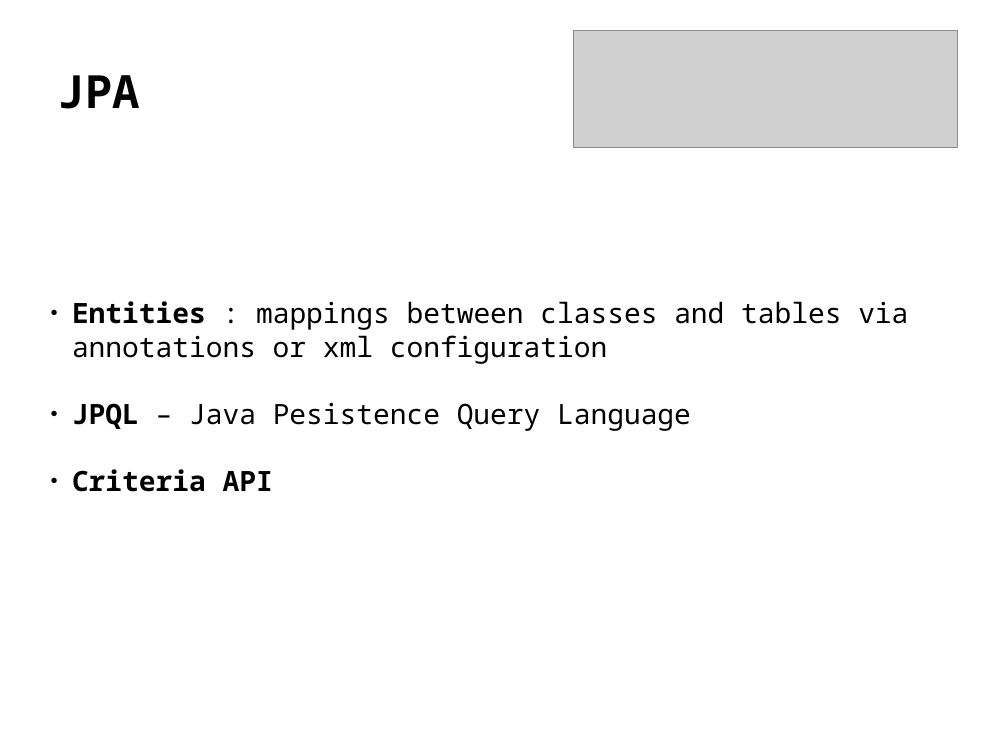
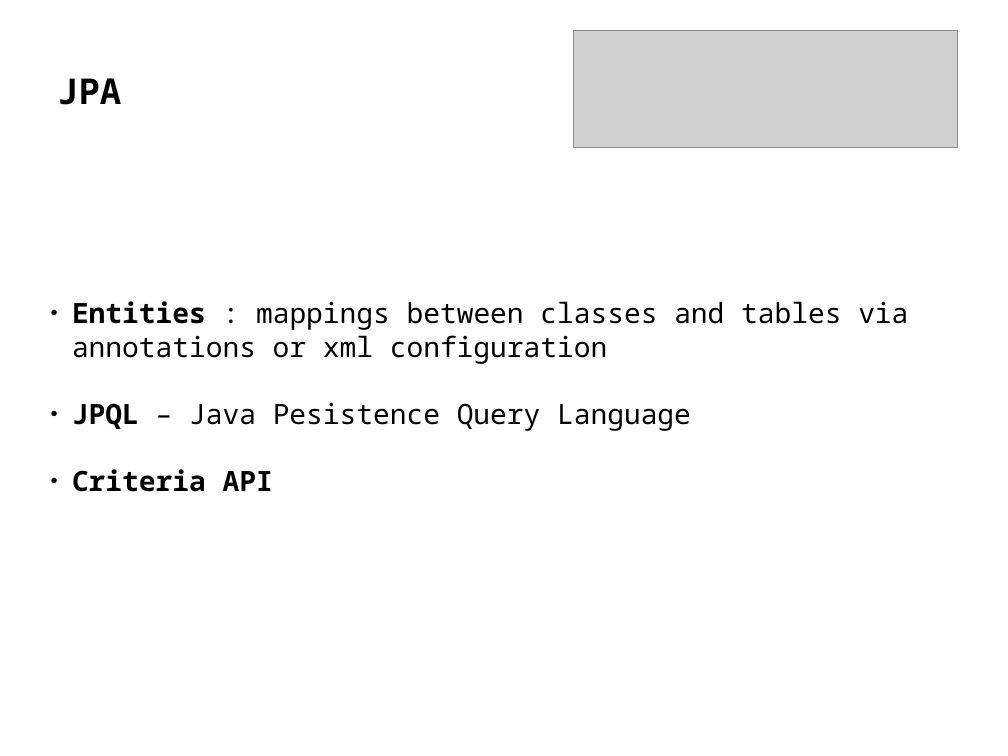
Before and after one commit to delia-popescu/hibernate-jpa-demo, a slide deck: slide 2 of src/main/resources/jpa.odp (slide 3 before the commit). Drawn at 1008x756 pixels with LibreOffice and Linux fonts; fonts in the diff are those of the drawing; grey boxes stand for pictures. Boxes give left, top, right and bottom in pixels: in the first picture for what was removed or moved away, otherwise in the second. Text is boxed around its words. In the diff, an @@ line names an element or a change of style, - is before the commit and + after.

```diff
--- a/src/main/resources/jpa.odp
+++ b/src/main/resources/jpa.odp
@@ title "JPA" at bbox=[57, 78, 121, 105]: size 36 to 28 pt @@
```
Also in this commit, not shown: 4 other slides changed, 1 slide added, 2 slides removed, 28 other files.
